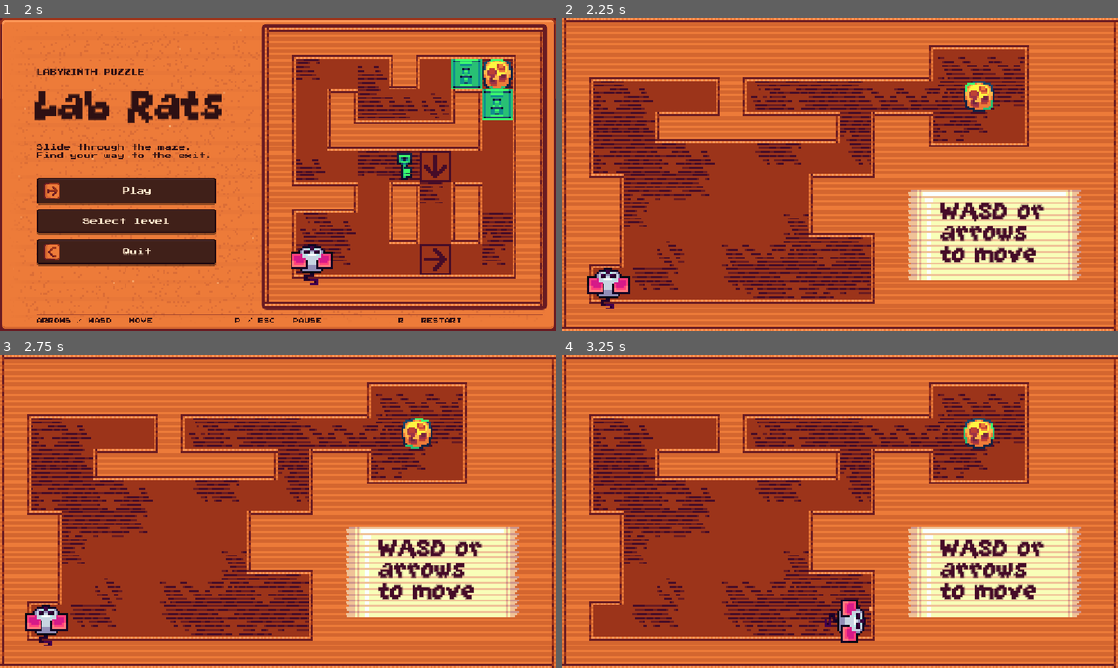
Above: before the commit, frames 1-4 (two rows, left to right).
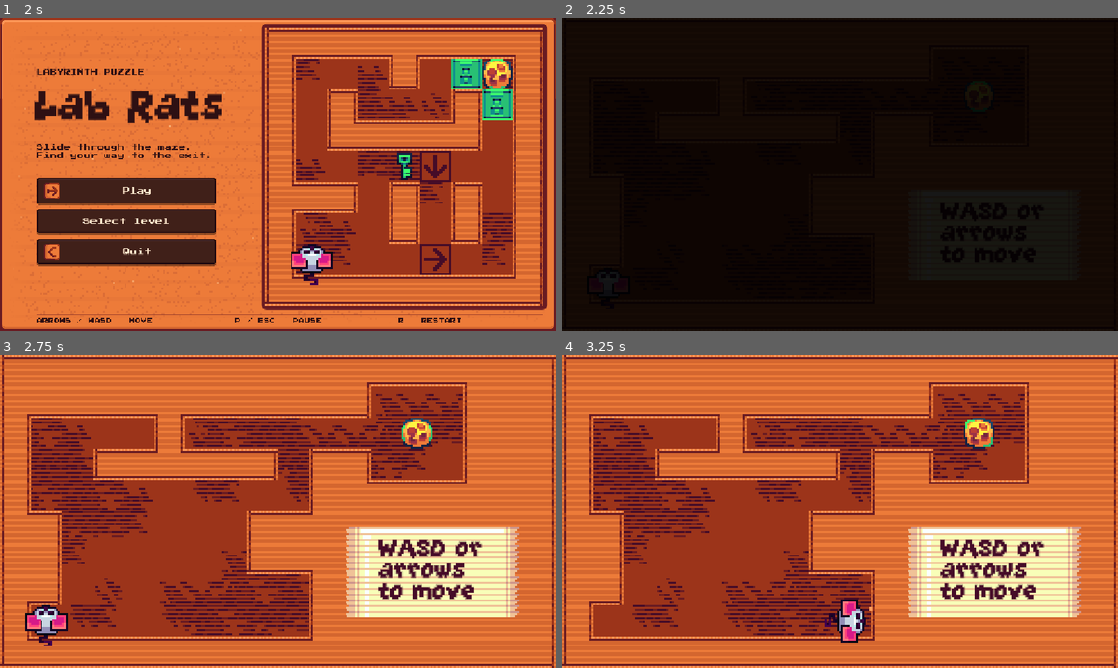
Above: after the commit, the same moments.

Repository: liphecodez/lab-rats
Game: Godot game, scene res://scenes/management/main_menu.tscn
Two runs of this game, one before a commit and one after it. Both use one fixed random seed, a clock stepped at 60 frames per second and the inputs below. Sound files missing from this copy of the repository are replaced by a short silence.
Inputs (mouse positions are in pixels of both pictures, inside the frame that each line leads up to):
- Up to frame 1 (2 s): click "Select level" at 0.5 s; click "Back" at 1.25 s
- Up to frame 2 (2.25 s): click "Play" at 2 s
- Up to frame 3 (2.75 s): no input
- Up to frame 4 (3.25 s): tap Enter (next) at 2.75 s; move the mouse to (962, 495) at 2.77 s; hold Right (RIGHT) from 2.78 s (still down); hold Enter (next) from 2.78 s (still down)

Frame 1 is identical in both runs. In frame 2, 100% of the frame differs, in the area x 0-100%, y 0-100%; in frame 3, less than 0.1%; in frame 4, less than 0.1%.

Commit message:
feat: refine game audio and level transitions

Diff:
--- a/scenes/management/SoundPlayer.tscn
+++ b/scenes/management/SoundPlayer.tscn
@@ -1,11 +1,11 @@
 [gd_scene format=3 uid="uid://cjhttbeloues5"]
 
 [ext_resource type="Script" uid="uid://yefa8xa55vll" path="res://scripts/s_managment/sound_player.gd" id="1_17x1u"]
-[ext_resource type="AudioStream" uid="uid://cbajhvv6qr6b4" path="res://SFX/musics/The_sound_of_slaying.mp3" id="2_i0dm8"]
+[ext_resource type="AudioStream" uid="uid://7s1ooss0ryss" path="res://SFX/musics/Crazy_loop.ogg" id="2_i0dm8"]
 
 [node name="SoundPlayer" type="Node2D" unique_id=420395933]
 script = ExtResource("1_17x1u")
 
-[node name="AudioStreamPlayer2D" type="AudioStreamPlayer2D" parent="." unique_id=640908640]
+[node name="Music" type="AudioStreamPlayer" parent="." unique_id=640908640]
 stream = ExtResource("2_i0dm8")
-volume_db = -41.763
+volume_db = -27.0
--- a/scripts/s_managment/death_transition.gd
+++ /dev/null
@@ -1,27 +0,0 @@
-extends CanvasLayer
-
-func play(level: Node) -> void:
-	layer = 20
-	process_mode = Node.PROCESS_MODE_ALWAYS
-	var shade := ColorRect.new()
-	shade.color = Color.BLACK
-	shade.modulate.a = 0.0
-	add_child(shade)
-	shade.set_anchors_and_offsets_preset(Control.PRESET_FULL_RECT)
-
-	var fade_to_black := create_tween()
-	fade_to_black.tween_interval(0.13)
-	fade_to_black.tween_property(shade, "modulate:a", 1.0, 0.11)
-	fade_to_black.tween_interval(0.05)
-	await fade_to_black.finished
-
-	var tree := get_tree()
-	if not is_instance_valid(level) or tree.current_scene != level or tree.reload_current_scene() != OK:
-		queue_free()
-		return
-	await tree.scene_changed
-
-	var fade_from_black := create_tween()
-	fade_from_black.tween_property(shade, "modulate:a", 0.0, 0.18)
-	await fade_from_black.finished
-	queue_free()
--- a/scripts/s_managment/game_manager.gd
+++ b/scripts/s_managment/game_manager.gd
@@ -8,6 +8,7 @@
 var keys3_col = 0
 var keys3_t = 0
 
+const SceneTransition = preload("res://scripts/s_managment/scene_transition.gd")
 const MAIN_MENU = "res://scenes/management/main_menu.tscn"
 const LEVELS = [
 	"res://scenes/levels/level1.tscn",
@@ -20,6 +21,26 @@
 	"res://scenes/levels/level8.tscn",
 ]
 
-func open_level(number: int) -> void:
+var transition := SceneTransition.new()
+
+func _ready() -> void:
+	add_child(transition)
+
+func open_level(number: int, with_chime := false) -> void:
 	if number >= 1 and number <= LEVELS.size():
-		get_tree().change_scene_to_file(LEVELS[number - 1])
+		transition.play(LEVELS[number - 1], transition_mode(with_chime))
+
+func restart_level(with_chime := false) -> void:
+	transition.play("", transition_mode(with_chime))
+
+func restart_after_death() -> void:
+	transition.play("", SceneTransition.Mode.DEATH)
+
+func transition_mode(with_chime: bool) -> SceneTransition.Mode:
+	return SceneTransition.Mode.CHIME if with_chime else SceneTransition.Mode.QUIET
+
+func return_to_menu() -> void:
+	transition.play(MAIN_MENU)
+
+func is_transitioning() -> bool:
+	return transition.switching
--- a/scripts/s_managment/level_select.gd
+++ b/scripts/s_managment/level_select.gd
@@ -3,7 +3,12 @@
 func _ready() -> void:
 	for index in GameManager.LEVELS.size():
 		var button: Button = $BoxContainer.get_child(index)
-		button.pressed.connect(GameManager.open_level.bind(index + 1))
+		button.pressed.connect(_on_level_pressed.bind(index + 1))
+
+func _on_level_pressed(number: int) -> void:
+	SoundPlayer.play_click()
+	GameManager.open_level(number)
 
 func _on_leave_pressed() -> void:
+	SoundPlayer.play_click()
 	get_tree().change_scene_to_file(GameManager.MAIN_MENU)
--- a/scripts/s_managment/main_menu.gd
+++ b/scripts/s_managment/main_menu.gd
@@ -5,9 +5,11 @@
 		$VBoxContainer/quit.hide()
 
 func _on_play_pressed() -> void:
+	SoundPlayer.play_click()
 	GameManager.open_level(GameManager.act_level)
 
 func _on_levels_pressed() -> void:
+	SoundPlayer.play_click()
 	get_tree().change_scene_to_file("res://scenes/management/level_select.tscn")
 
 func _on_quit_pressed() -> void:
--- a/scripts/s_managment/pause.gd
+++ b/scripts/s_managment/pause.gd
@@ -14,7 +14,7 @@
 		return
 
 	var scene := get_tree().current_scene
-	if scene == null or scene.is_in_group("cannot_pause") or VictoryMenu.visible:
+	if scene == null or scene.is_in_group("cannot_pause") or VictoryMenu.visible or GameManager.is_transitioning():
 		return
 	var player := get_tree().get_first_node_in_group("player")
 	if player != null and player.dying:
@@ -22,26 +22,26 @@
 	if event.is_action_pressed("pause"):
 		toggle_pause()
 	elif event.is_action_pressed("reload"):
-		reload()
+		reload(true)
 
 func _on_exit_pressed() -> void:
+	SoundPlayer.play_click()
 	toggle_pause()
-	SoundPlayer.play_sound("res://SFX/managment_sfx/UI_click.mp3")
-	get_tree().change_scene_to_file(GameManager.MAIN_MENU)
+	GameManager.return_to_menu()
 
 func _on_resume_pressed() -> void:
 	toggle_pause()
-	SoundPlayer.play_sound("res://SFX/managment_sfx/UI_click.mp3")
+	SoundPlayer.play_click()
 
 func _on_restart_pressed() -> void:
+	SoundPlayer.play_click()
 	reload()
-	SoundPlayer.play_sound("res://SFX/managment_sfx/UI_click.mp3")
 
 func toggle_pause():
 	get_tree().paused = !get_tree().paused
 	visible = get_tree().paused
 
-func reload():
+func reload(with_chime := false) -> void:
 	if get_tree().paused == true:
 		toggle_pause()
-	get_tree().reload_current_scene()
+	GameManager.restart_level(with_chime)
--- /dev/null
+++ b/scripts/s_managment/scene_transition.gd
@@ -0,0 +1,53 @@
+extends CanvasLayer
+
+enum Mode {QUIET, CHIME, DEATH}
+
+var switching := false
+var shade: ColorRect
+var fade: Tween
+
+func _ready() -> void:
+	layer = 20
+	process_mode = Node.PROCESS_MODE_ALWAYS
+	shade = ColorRect.new()
+	shade.color = Color.BLACK
+	shade.modulate.a = 0.0
+	shade.mouse_filter = Control.MOUSE_FILTER_IGNORE
+	add_child(shade)
+	shade.set_anchors_and_offsets_preset(Control.PRESET_FULL_RECT)
+	shade.hide()
+
+func play(next_scene: String, mode: Mode = Mode.QUIET) -> void:
+	if switching:
+		return
+
+	switching = true
+	if fade and fade.is_running():
+		fade.kill()
+	shade.show()
+
+	var tree := get_tree()
+	var fade_to_black := create_tween()
+	fade = fade_to_black
+	if mode == Mode.DEATH:
+		# Leave the level visible long enough to see the death particles.
+		fade_to_black.tween_interval(0.13)
+	else:
+		tree.paused = true
+	if mode == Mode.CHIME:
+		SoundPlayer.play_transition()
+	fade_to_black.tween_property(shade, "modulate:a", 1.0, 0.11)
+	fade_to_black.tween_interval(0.05)
+	await fade_to_black.finished
+
+	var result := tree.reload_current_scene() if next_scene.is_empty() else tree.change_scene_to_file(next_scene)
+	tree.paused = false
+	switching = false
+	if result == OK:
+		await tree.scene_changed
+	if fade != fade_to_black:
+		return
+
+	fade = create_tween()
+	fade.tween_property(shade, "modulate:a", 0.0, 0.18)
+	fade.tween_callback(shade.hide)
--- a/scripts/s_managment/sound_player.gd
+++ b/scripts/s_managment/sound_player.gd
@@ -1,23 +1,42 @@
 extends Node
 
-@onready var music: AudioStreamPlayer2D = $AudioStreamPlayer2D
+const SFX_PITCH := Vector2(0.94, 1.06)
+
+@onready var music: AudioStreamPlayer = $Music
 
 func _ready() -> void:
 	process_mode = Node.PROCESS_MODE_ALWAYS
 	set_process_input(OS.has_feature("web"))
 	if not OS.has_feature("web") and DisplayServer.get_name() != "headless":
-		music.play()
+		_start_music()
 
 func _input(event: InputEvent) -> void:
 	if event.is_pressed():
-		music.play()
+		_start_music()
 		set_process_input(false)
 
-func play_sound(path: String) -> void:
+func _start_music() -> void:
+	# Keep the loop in the audio mixer, including on the Web export.
+	music.playback_type = AudioServer.PLAYBACK_TYPE_STREAM
+	music.play()
+	var drift := create_tween().set_loops().set_trans(Tween.TRANS_SINE).set_ease(Tween.EASE_IN_OUT)
+	drift.tween_property(music, "pitch_scale", 1.009, 14.0)
+	drift.tween_property(music, "pitch_scale", 0.993, 17.0)
+	drift.tween_property(music, "pitch_scale", 1.0, 19.0)
+
+func play_transition() -> void:
+	play_sound("res://SFX/managment_sfx/Transicao_fase.mp3", -26.0, 0.22)
+
+func play_click() -> void:
+	play_sound("res://SFX/managment_sfx/UI_click.mp3", 4.0, 0.02)
+
+func play_sound(path: String, volume_db := 0.0, from_position := 0.0) -> void:
 	if DisplayServer.get_name() == "headless":
 		return
 	var audio = AudioStreamPlayer.new()
 	add_child(audio)
 	audio.stream = load(path)
-	audio.play()
+	audio.volume_db = volume_db
+	audio.pitch_scale = randf_range(SFX_PITCH.x, SFX_PITCH.y)
 	audio.finished.connect(audio.queue_free)
+	audio.play(from_position)
--- a/scripts/s_managment/victory_menu.gd
+++ b/scripts/s_managment/victory_menu.gd
@@ -10,19 +10,21 @@
 		_on_next_pressed()
 
 func _on_exit_pressed() -> void:
+	SoundPlayer.play_click()
 	close_victory()
-	get_tree().change_scene_to_file(GameManager.MAIN_MENU)
+	GameManager.return_to_menu()
 
 func _on_restart_pressed() -> void:
+	SoundPlayer.play_click()
 	close_victory()
-	get_tree().reload_current_scene()
+	GameManager.restart_level()
 
 func _on_next_pressed() -> void:
 	close_victory()
 	if GameManager.act_level < GameManager.LEVELS.size():
-		GameManager.open_level(GameManager.act_level + 1)
+		GameManager.open_level(GameManager.act_level + 1, true)
 	else:
-		get_tree().change_scene_to_file(GameManager.MAIN_MENU)
+		GameManager.return_to_menu()
 
 func show_victory() -> void:
 	var last_level: bool = GameManager.act_level == GameManager.LEVELS.size()
@@ -35,4 +37,3 @@
 func close_victory() -> void:
 	hide()
 	get_tree().paused = false
-	SoundPlayer.play_sound("res://SFX/managment_sfx/UI_click.mp3")
--- a/scripts/s_objects/dir_stop.gd
+++ b/scripts/s_objects/dir_stop.gd
@@ -2,8 +2,4 @@
 
 func _on_body_entered(body: Node2D) -> void:
 	if body.is_in_group("player"):
-		body.idle = true
-		body.global_position.x = round(global_position.x / 16) * 16
-		body.global_position.y = round(global_position.y / 16) * 16
-		body.act_dir = Vector2.ZERO
-		body.velocity = Vector2.ZERO
+		body.stop_at(global_position.snapped(Vector2(16, 16)))
--- a/scripts/s_objects/player.gd
+++ b/scripts/s_objects/player.gd
@@ -1,8 +1,8 @@
 extends CharacterBody2D
 
 const SPEED = 300.0
+const MOVE_ACTIONS: Array[StringName] = [&"UP", &"DOWN", &"LEFT", &"RIGHT"]
 const PixelBurst = preload("res://scripts/s_objects/pixel_burst.gd")
-const DeathTransition = preload("res://scripts/s_managment/death_transition.gd")
 const WALL_DUST: Array[Color] = [Color("#ff9757"), Color("#d4662f"), Color("#f8ffb8")]
 const DEATH_DUST: Array[Color] = [Color("#ff74aa"), Color("#ff9757"), Color("#f8ffb8")]
 var idle = true
@@ -13,13 +13,14 @@
 var bounce_tween: Tween
 var slide_distance := 0.0
 var dust_cooldown := 0.0
+var held_at_stop: Array[StringName] = []
 @onready var spr: Sprite2D = $player_spr
 @onready var sprite_rest_position := spr.position
 
 func _physics_process(delta: float) -> void:
 
-	var direction_y := Input.get_axis("UP", "DOWN")
-	var direction_x := Input.get_axis("LEFT", "RIGHT")
+	var direction_y := movement_strength(&"DOWN") - movement_strength(&"UP")
+	var direction_x := movement_strength(&"RIGHT") - movement_strength(&"LEFT")
 
 	dust_cooldown = maxf(0.0, dust_cooldown - delta)
 	var previous_position := global_position
@@ -41,6 +42,8 @@
 			SoundPlayer.play_sound("res://SFX/managment_sfx/Wall_hit.mp3")
 			Events.camera_shake.emit(SPEED, 2.5)
 		moving_time = 0
+		# Let Area2D signals see the incoming direction before reading a new one.
+		return
 
 	if idle:
 		if direction_x != 0 and direction_x != act_dir.x:
@@ -49,6 +52,25 @@
 			slide(Vector2(0, direction_y))
 	else:
 		moving_time += 1
+
+func movement_strength(action: StringName) -> float:
+	if not held_at_stop.has(action):
+		return Input.get_action_strength(action)
+	if not Input.is_action_pressed(action):
+		held_at_stop.erase(action)
+	return 0.0
+
+func stop_at(grid_position: Vector2) -> void:
+	held_at_stop.clear()
+	for action in MOVE_ACTIONS:
+		if Input.is_action_pressed(action):
+			held_at_stop.append(action)
+
+	global_position = grid_position
+	idle = true
+	act_dir = Vector2.ZERO
+	velocity = Vector2.ZERO
+	moving_time = 0
 
 func slide(direction: Vector2) -> void:
 	if idle:
@@ -72,7 +94,7 @@
 	spr.position = sprite_rest_position
 
 func die() -> void:
-	if dying or VictoryMenu.visible:
+	if dying or VictoryMenu.visible or GameManager.is_transitioning():
 		return
 	dying = true
 	set_physics_process(false)
@@ -85,10 +107,7 @@
 func begin_death() -> void:
 	emit_burst(spr.global_position, DEATH_DUST, 24)
 	spr.hide()
-	var tree := get_tree()
-	var transition := DeathTransition.new()
-	tree.root.add_child(transition)
-	transition.play(tree.current_scene)
+	GameManager.restart_after_death()
 
 func emit_burst(origin: Vector2, palette: Array[Color], count: int, direction := Vector2.ZERO) -> void:
 	var burst := PixelBurst.new()
--- a/tests/smoke.gd
+++ b/tests/smoke.gd
@@ -53,15 +53,38 @@
 		assert(not VictoryMenu.visible and not tree.paused)
 	assert(tree.current_scene.scene_file_path == GameManager.MAIN_MENU)
 
-	# Test head-on approaches into the up and left branches of level 6.
+	# A held key must not immediately restart the slide from a stop tile.
 	GameManager.open_level(6)
 	await tree.scene_changed
-	for action in ["UP", "LEFT"]:
+	await play_route("R")
+	var stopped_player = tree.current_scene.get_node("map/objects/player")
+	var stop_position: Vector2 = tree.current_scene.get_node("map/objects/LowerStop").global_position
+	Input.action_press("UP")
+	for frame in 36:
+		await tree.physics_frame
+	assert(is_instance_valid(stopped_player) and stopped_player.idle and stopped_player.global_position == stop_position)
+	Input.action_release("UP")
+	await tree.physics_frame
+	await tree.physics_frame
+	Input.action_press("UP")
+	await tree.physics_frame
+	await tree.physics_frame
+	Input.action_release("UP")
+	assert(not stopped_player.idle and stopped_player.velocity.y < 0.0)
+	await tree.scene_changed
+	assert(GameManager.act_level == 6)
+
+	# Test head-on approaches into both branches of level 6 with opposite input.
+	for approach in [["UP", "DOWN"], ["LEFT", "RIGHT"]]:
 		await play_route("RU")
 		var before_death := tree.current_scene.get_instance_id()
-		Input.action_press(action)
+		Input.action_press(approach[0])
+		await tree.physics_frame
+		await tree.physics_frame
+		Input.action_release(approach[0])
+		Input.action_press(approach[1])
 		await tree.scene_changed
-		Input.action_release(action)
+		Input.action_release(approach[1])
 		assert(GameManager.act_level == 6 and tree.current_scene.get_instance_id() != before_death)
 
 	GameManager.open_level(3)
Not shown, added: SFX/musics/Crazy.mp3.import
Not shown, added: SFX/musics/Crazy_loop.ogg.import
Not shown, changed: export_presets.cfg
Renamed: scripts/s_managment/death_transition.gd.uid -> scripts/s_managment/scene_transition.gd.uid
Not shown, added: SFX/musics/Crazy.mp3
Not shown, added: SFX/musics/Crazy_loop.ogg
